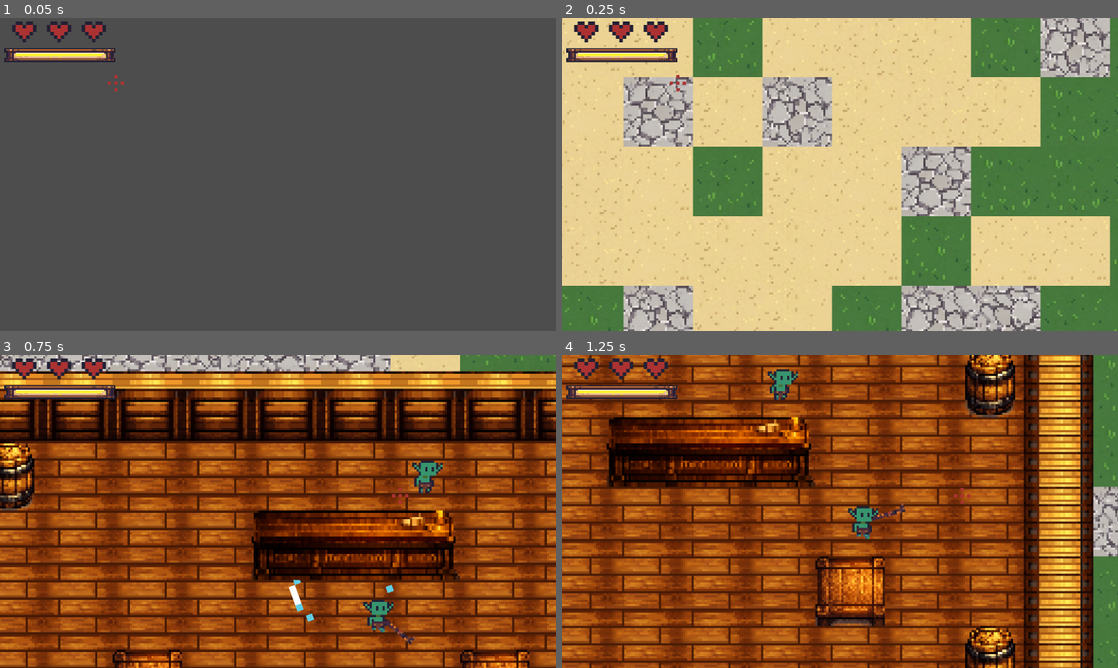
Above: before the commit, frames 1-4 (two rows, left to right).
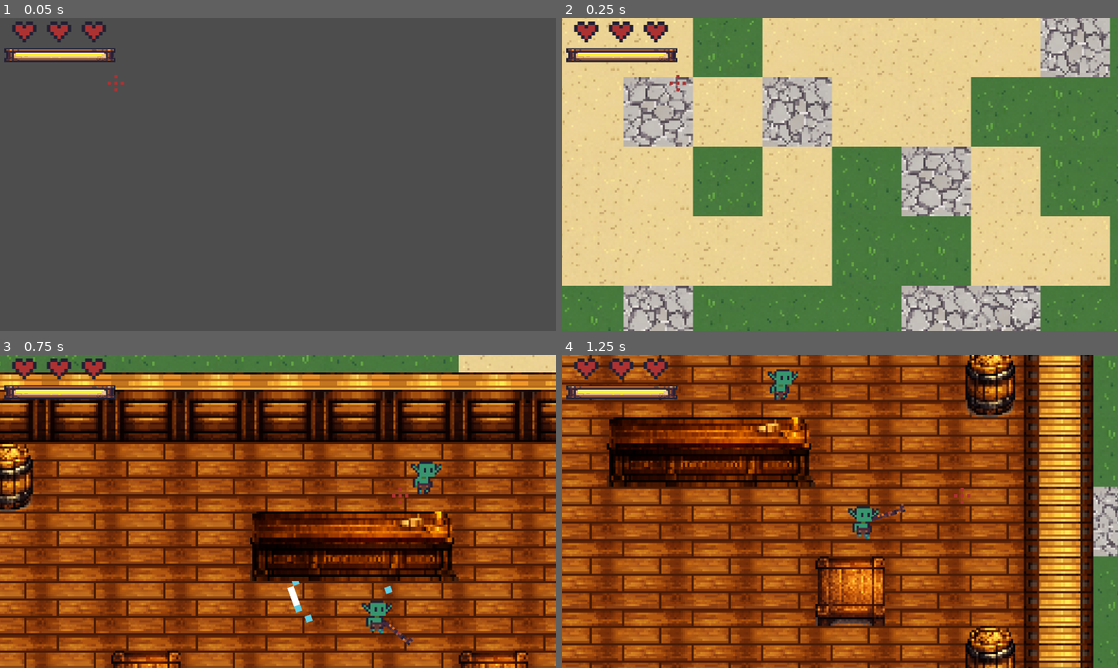
Above: after the commit, the same moments.

Repository: futurediffusion/nuclear-sand-box
Game: Godot game, scene res://scenes/main.tscn
Two runs of this game, one before a commit and one after it. Both use one fixed random seed, a clock stepped at 60 frames per second and the inputs below. This scene is started directly instead of the project's main scene. Sound files missing from this copy of the repository are replaced by a short silence.
Inputs (mouse positions are in pixels of both pictures, inside the frame that each line leads up to):
- Up to frame 1 (0.05 s): no input
- Up to frame 2 (0.25 s): no input
- Up to frame 3 (0.75 s): tap Enter at 0.5 s; move the mouse to (400, 495) at 0.52 s; hold Right (move_right) from 0.53 s (still down); click (400, 495) at 0.6 s
- Up to frame 4 (1.25 s): keep holding Right (move_right)

Frame 1 is identical in both runs. In frame 2, 17% of the frame differs, in the area x 23-87%, y 0-100%; in frame 3, 32%, in the area x 0-100%, y 0-100%; in frame 4, 0.6%.

Commit message:
Add safety belt: deterministic seed + chunk lifecycle logs + smoke test doc

Diff:
--- a/project.godot
+++ b/project.godot
@@ -17,6 +17,7 @@
 
 [autoload]
 
+Seed="*res://scripts/systems/Seed.gd"
 GameManager="*res://scripts/systems/game_manager.gd"
 ItemDB="*res://scripts/items/ItemDB.gd"
 LootSystem="*res://scripts/systems/LootSystem.gd"
--- a/scripts/systems/Debug.gd
+++ b/scripts/systems/Debug.gd
@@ -14,7 +14,9 @@
 	"ai": false,
 	"wall": false,
 	"inv": false,
-	"chunk": false,
+	"chunk": true,
+	"spawn": false,
+	"save": false,
 }
 
 func log(cat: String, msg: String) -> void:
--- /dev/null
+++ b/scripts/systems/Seed.gd
@@ -0,0 +1,26 @@
+extends Node
+
+@export var use_debug_seed := true
+@export var debug_seed := 123456
+
+var run_seed := 0
+
+func initialize_run_seed() -> void:
+	if run_seed != 0:
+		return
+
+	if use_debug_seed:
+		run_seed = debug_seed
+	else:
+		run_seed = int(Time.get_unix_time_from_system()) % 2147483647
+		if run_seed <= 0:
+			run_seed = 1
+
+	seed(run_seed)
+
+func chunk_seed(cx: int, cy: int) -> int:
+	var mix: int = int(run_seed)
+	mix = int((mix ^ (cx * 73856093) ^ (cy * 19349663)) & 0x7fffffff)
+	if mix <= 0:
+		mix = 1
+	return mix
--- a/scripts/systems/game_manager.gd
+++ b/scripts/systems/game_manager.gd
@@ -6,3 +6,7 @@
 
 var current_wave: int = 0
 var gold: int = 0
+
+func _ready() -> void:
+	Seed.initialize_run_seed()
+	Debug.log("boot", "RUN_SEED=%d use_debug_seed=%s" % [Seed.run_seed, str(Seed.use_debug_seed)])
--- a/scripts/world/world.gd
+++ b/scripts/world/world.gd
@@ -127,6 +127,7 @@
 
 func update_chunks(center: Vector2i) -> void:
 	Debug.log("boot", "ChunkManager load begin center=%s" % center)
+	Debug.log("chunk", "CENTER moved -> (%d,%d)" % [center.x, center.y])
 	if player:
 		_debug_check_tile_alignment(player.global_position)
 		_debug_check_player_chunk(player.global_position)
@@ -164,6 +165,7 @@
 	Debug.log("boot", "ChunkManager load end center=%s" % center)
 
 func generate_chunk(chunk_pos: Vector2i) -> void:
+	Debug.log("chunk", "GENERATE chunk=(%d,%d) run_seed=%d chunk_seed=%d" % [chunk_pos.x, chunk_pos.y, Seed.run_seed, Seed.chunk_seed(chunk_pos.x, chunk_pos.y)])
 	# Spawn de entidades PRIMERO (síncrono, antes del await)
 	spawn_entities_in_chunk(chunk_pos)
 
@@ -251,14 +253,14 @@
 func _debug_spawn_report(chunk_key: Vector2i, player_tile: Vector2i, chosen_tile: Vector2i, reason: String) -> void:
 	if not DEBUG_SPAWN:
 		return
-	print("[SPAWN][chunk=", chunk_key, "] player_tile=", player_tile, " chosen=", chosen_tile, " -> ", reason)
+	Debug.log("spawn", "chunk=%s player_tile=%s chosen=%s -> %s" % [str(chunk_key), str(player_tile), str(chosen_tile), reason])
 
 func _debug_check_tile_alignment(player_global: Vector2) -> void:
 	if not DEBUG_SPAWN:
 		return
 	var local_pos: Vector2 = tilemap.to_local(player_global)
 	var tile_pos: Vector2i = tilemap.local_to_map(local_pos)
-	print("[ALIGN] player_global=", player_global, " local=", local_pos, " tile=", tile_pos)
+	Debug.log("spawn", "ALIGN player_global=%s local=%s tile=%s" % [str(player_global), str(local_pos), str(tile_pos)])
 
 func spawn_entities_in_chunk(chunk_pos: Vector2i) -> void:
 	# Guardia con flag dedicado — nunca depender de chunk_save.has() ni generated_chunks
@@ -404,6 +406,11 @@
 	if not chunk_save.has(chunk_pos):
 		return
 
+	var placements_count: int = chunk_save[chunk_pos].get("placements", []).size()
+	var ores_count: int = chunk_save[chunk_pos]["ores"].size()
+	var camps_count: int = chunk_save[chunk_pos]["camps"].size()
+	Debug.log("chunk", "LOAD_ENTITIES chunk=(%d,%d) placements=%d ores=%d camps=%d" % [chunk_pos.x, chunk_pos.y, placements_count, ores_count, camps_count])
+
 	var cx: int = chunk_pos.x
 	var cy: int = chunk_pos.y
 	WorldSave.get_chunk_save(cx, cy)
@@ -422,7 +429,7 @@
 		if ore_state != null:
 			ore.apply_save_state(ore_state)
 			if DEBUG_SAVE:
-				print("[SAVE] apply state uid=", ore_uid, " remaining=", ore.get("remaining"))
+				Debug.log("save", "apply state uid=%s remaining=%d" % [ore_uid, int(ore.get("remaining"))])
 		elif d.has("remaining") and d["remaining"] != -1:
 			ore.set("remaining", int(d["remaining"]))
 			WorldSave.set_entity_state(cx, cy, ore_uid, ore.get_save_state())
@@ -445,6 +452,7 @@
 
 	# 4) PLACEMENTS (props + npc_keeper)
 	var spawned_count: int = 0
+	var spawned_npc_count: int = 0
 	var spawned_keeper_uids: Dictionary = {}
 	if chunk_save[chunk_pos].has("placements"):
 		for p in chunk_save[chunk_pos]["placements"]:
@@ -457,11 +465,11 @@
 				var prop_id: String = String(d.get("prop_id", ""))
 				var path: String = PropDB.scene_path(prop_id)
 				if path == "":
-					print("[PROPS] prop_id desconocido:", prop_id)
+					Debug.log("chunk", "PROPS unknown prop_id=%s" % prop_id)
 					continue
 				var ps: PackedScene = load(path) as PackedScene
 				if ps == null:
-					print("[PROPS] no pude load:", path)
+					Debug.log("chunk", "PROPS failed load path=%s" % path)
 					continue
 				var inst: Node2D = ps.instantiate() as Node2D
 				var ccell: Array = d.get("cell", [0, 0])
@@ -474,7 +482,7 @@
 
 			elif kind == "npc_keeper":
 				if tavern_keeper_scene == null:
-					print("[NPC] tavern_keeper_scene no asignada en el Inspector")
+					Debug.log("chunk", "NPC tavern_keeper_scene missing in inspector")
 					continue
 
 				var site_id: String = String(d.get("site_id", ""))
@@ -487,7 +495,7 @@
 				if keeper_state == null:
 					WorldSave.set_entity_state(cx, cy, keeper_uid, {"spawned": true})
 					if DEBUG_SAVE:
-						print("[SAVE] seed keeper uid=", keeper_uid)
+						Debug.log("save", "seed keeper uid=%s" % keeper_uid)
 
 				var keeper := tavern_keeper_scene.instantiate() as TavernKeeper
 				var ccell: Array = d.get("cell", [0, 0])
@@ -507,9 +515,10 @@
 				tilemap.add_child(keeper)
 				chunk_entities[chunk_pos].append(keeper)
 				chunk_saveables[chunk_pos].append(keeper)
+				spawned_npc_count += 1
 				spawned_count += 1
 
-	print("[PROPS] spawned_count=", spawned_count, " chunk=", chunk_pos)
+	Debug.log("chunk", "SPAWNED chunk=(%d,%d) props=%d npcs=%d ores=%d camps=%d saveables=%d" % [chunk_pos.x, chunk_pos.y, spawned_count - spawned_npc_count, spawned_npc_count, chunk_save[chunk_pos]["ores"].size(), chunk_save[chunk_pos]["camps"].size(), chunk_saveables[chunk_pos].size()])
 
 func _world_to_tile(world_pos: Vector2) -> Vector2i:
 	return tilemap.local_to_map(tilemap.to_local(world_pos))
@@ -527,7 +536,7 @@
 		return
 	var player_tile: Vector2i = _world_to_tile(player_global)
 	var chunk_key: Vector2i = _tile_to_chunk(player_tile)
-	print("[CHUNK_CHECK] player_tile=", player_tile, " player_chunk=", chunk_key)
+	Debug.log("spawn", "CHUNK_CHECK player_tile=%s player_chunk=%s" % [str(player_tile), str(chunk_key)])
 
 func _get_random_tile_in_chunk(chunk_key: Vector2i, rng: RandomNumberGenerator) -> Vector2i:
 	var tx: int = rng.randi_range(chunk_key.x * chunk_size, chunk_key.x * chunk_size + chunk_size - 1)
@@ -562,13 +571,7 @@
 
 		if DEBUG_SPAWN and reject_prints < 3:
 			var occ: Dictionary = chunk_occupied_tiles.get(chunk_key, {})
-			print(
-				"[REJECT] chunk=", chunk_key,
-				" cand=", candidate,
-				" dist=", candidate.distance_to(player_tile),
-				" occupied=", occ.has(candidate),
-				" reason=", _get_spawn_reject_reason(chunk_key, candidate, player_tile, safe_radius_tiles, footprint_radius_tiles)
-			)
+			Debug.log("spawn", "REJECT chunk=%s cand=%s dist=%s occupied=%s reason=%s" % [str(chunk_key), str(candidate), str(candidate.distance_to(player_tile)), str(occ.has(candidate)), _get_spawn_reject_reason(chunk_key, candidate, player_tile, safe_radius_tiles, footprint_radius_tiles)])
 			reject_prints += 1
 		tries += 1
 	return INVALID_SPAWN_TILE
@@ -617,6 +620,10 @@
 func unload_chunk_entities(chunk_pos: Vector2i) -> void:
 	if not chunk_entities.has(chunk_pos):
 		return
+
+	var saveables_count: int = chunk_saveables.get(chunk_pos, []).size()
+	var entities_count: int = chunk_entities.get(chunk_pos, []).size()
+	Debug.log("chunk", "UNLOAD chunk=(%d,%d) entities=%d saveables=%d" % [chunk_pos.x, chunk_pos.y, entities_count, saveables_count])
 
 	var cx: int = chunk_pos.x
 	var cy: int = chunk_pos.y
@@ -635,7 +642,7 @@
 			var state: Dictionary = entity.get_save_state()
 			WorldSave.set_entity_state(cx, cy, uid, state)
 			if DEBUG_SAVE and state.has("remaining"):
-				print("[SAVE] store state uid=", uid, " remaining=", int(state["remaining"]))
+				Debug.log("save", "store state uid=%s remaining=%d" % [uid, int(state["remaining"])])
 
 	if chunk_save.has(chunk_pos):
 		var ore_list = chunk_save[chunk_pos]["ores"]
@@ -661,9 +668,7 @@
 			e.queue_free()
 	chunk_entities.erase(chunk_pos)
 	chunk_saveables.erase(chunk_pos)
-	print("[SPAWN_SUMMARY] chunk=", chunk_pos,
-		" ores=", chunk_save[chunk_pos]["ores"].size(),
-		" camps=", chunk_save[chunk_pos]["camps"].size())
+	Debug.log("chunk", "SPAWN_SUMMARY chunk=(%d,%d) ores=%d camps=%d" % [chunk_pos.x, chunk_pos.y, chunk_save[chunk_pos]["ores"].size(), chunk_save[chunk_pos]["camps"].size()])
 
 func _tile_distance_to_spawn(t: Vector2i) -> float:
 	return spawn_tile.distance_to(t)
@@ -756,7 +761,7 @@
 	var door_cell: Vector2i = Vector2i(door_x, y1)
 
 	generate_tavern_furniture_simple(chunk_pos, inner_min, inner_max, door_cell)
-	print("[TAVERN] placements=", chunk_save[chunk_pos].get("placements", []).size())
+	Debug.log("chunk", "TAVERN chunk=(%d,%d) placements=%d" % [chunk_pos.x, chunk_pos.y, chunk_save[chunk_pos].get("placements", []).size()])
 
 func get_tavern_center_tile(chunk_pos: Vector2i) -> Vector2i:
 	var w: int = 12
Not shown, added: docs/smoke_test.md
